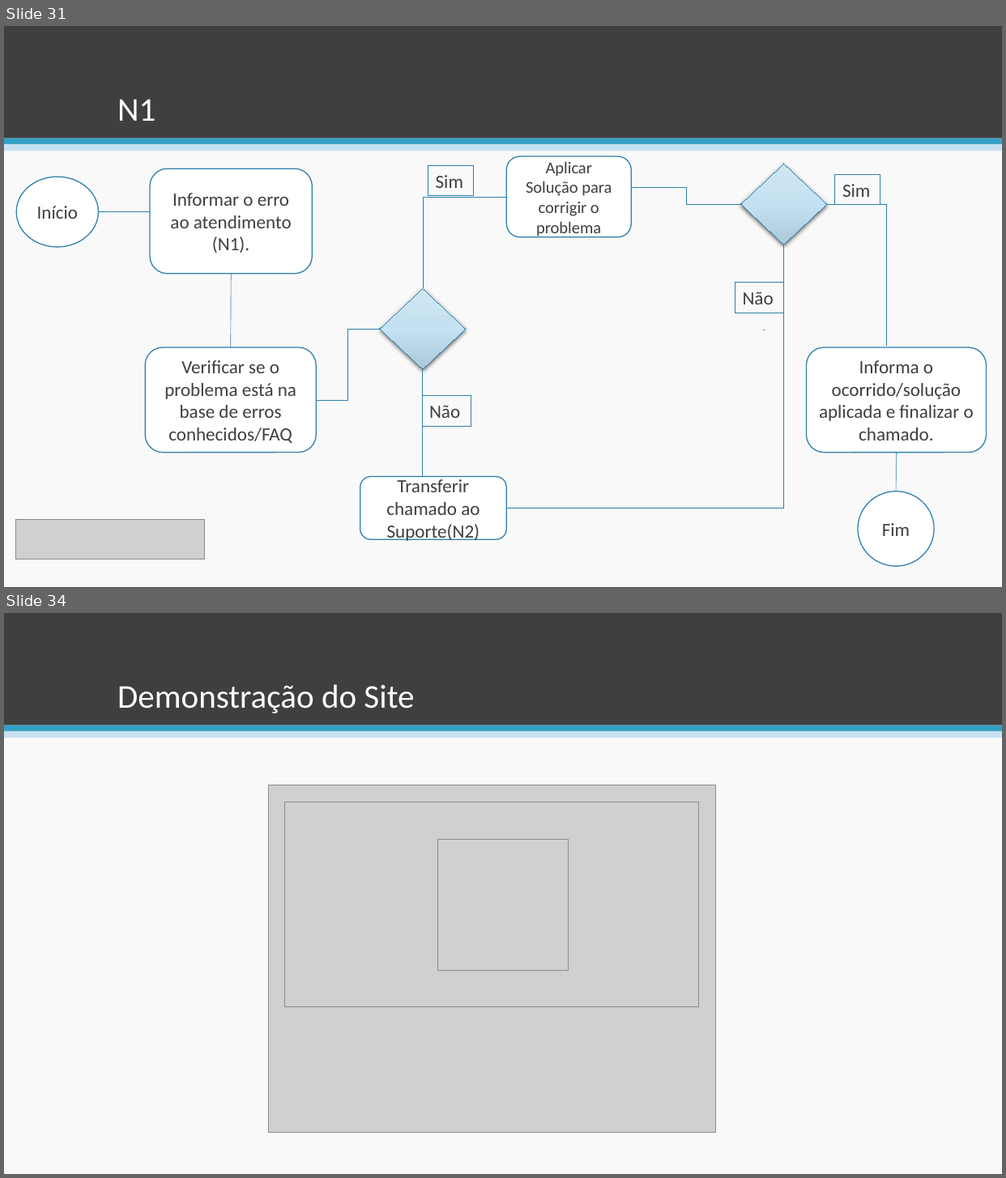
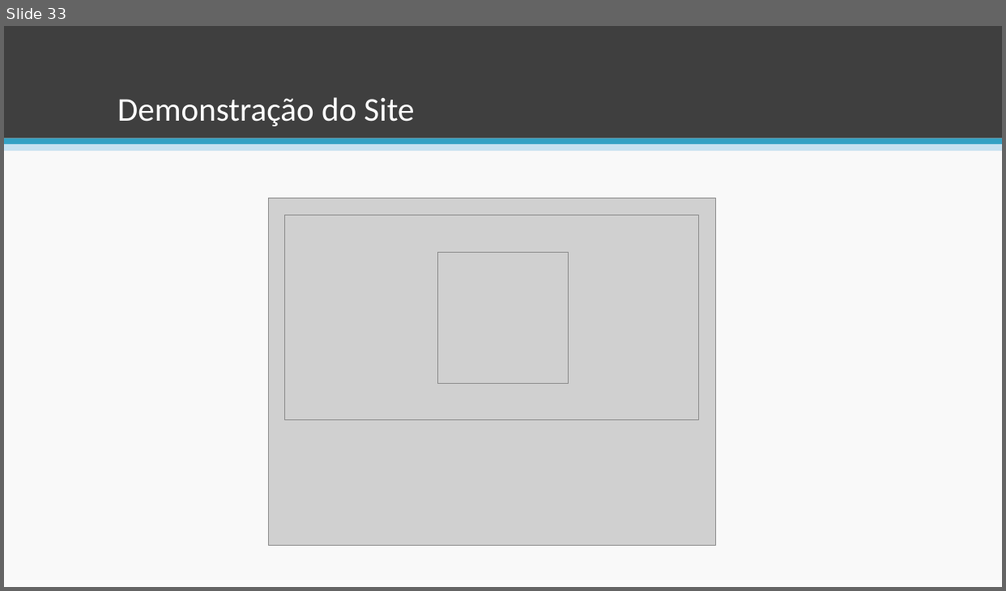
Before and after one commit to esteves-esta/TechHumi, a slide deck: documentacao/Apresentação.pptx. Shown one above the other, each under a label of ours: slides 31 and 34 before the commit, slide 33 after it; the slides between them are not shown. The pictures are 1006x1178 and 1006x591 pixels, drawn with LibreOffice and Linux fonts; fonts in the diff are those of the drawing; grey boxes stand for pictures. Boxes give left, top, right and bottom in pixels: in the first picture for what was removed or moved away, otherwise in the second. Text is boxed around its words. In the diff, an @@ line names an element or a change of style, - is before the commit and + after.

```diff
--- a/documentacao/Apresentação.pptx
+++ b/documentacao/Apresentação.pptx
@@ slide 31 removed at (4,26,1002,587), background #F9F9F9; not listed: 3 template elements that a slide beside it also shows @@
@@ title removed at (117,99,155,121) @@
-N1
@@ rounded rectangle removed at (150,169,313,274) @@
-Informar o erro ao atendimento (N1).
@@ rectangle removed at (428,166,474,196) @@
-Sim
@@ rounded rectangle removed at (506,156,632,237) @@
-Aplicar Solução para corrigir o problema
@@ diamond removed at (741,164,828,245) @@
@@ ellipse removed at (17,177,99,248) @@
-Início
@@ elbow line removed from (632, 188) to (741, 204) @@
@@ rectangle removed at (835,175,880,205) @@
-Sim
@@ line removed from (98, 211) to (150, 211) @@
@@ elbow line removed from (506, 197) to (423, 288) @@
@@ elbow line removed from (886, 346) to (827, 204) @@
@@ elbow line removed from (784, 245) to (506, 508) @@
@@ line removed from (231, 274) to (231, 348) @@
@@ diamond removed at (380,288,466,369) @@
@@ rectangle removed at (735,283,784,313) @@
-Não
@@ elbow line removed from (380, 329) to (316, 400) @@
@@ line removed from (763, 331) to (765, 331) @@
@@ rounded rectangle removed at (146,348,316,453) @@
-Verificar se o problema está na base de erros conhecidos/FAQ
@@ rounded rectangle removed at (807,348,987,453) @@
-Informa o ocorrido/solução aplicada e finalizar o chamado.
@@ elbow line removed from (423, 369) to (423, 476) @@
@@ rectangle removed at (422,396,471,426) @@
-Não
@@ line removed from (897, 453) to (897, 492) @@
@@ rounded rectangle removed at (360,476,506,540) @@
-Transferir chamado ao Suporte(N2)
@@ ellipse removed at (859,492,935,566) @@
-Fim
@@ picture removed at (15,520,205,560) @@
@@ what was slide 34 is now slide 33 @@
```
Also in this commit, not shown: 3 slides added, 3 other slides removed, 1 other file.
